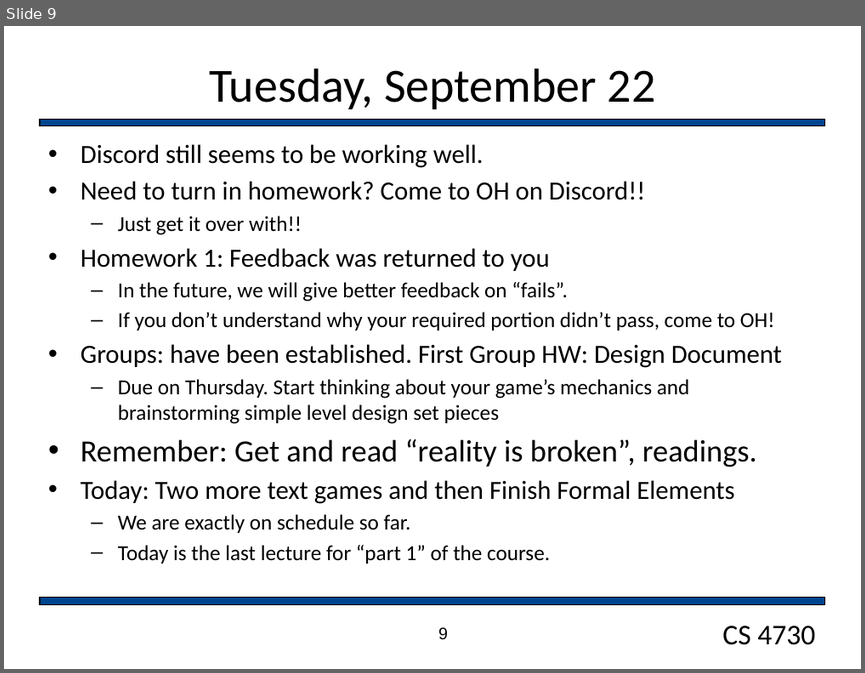
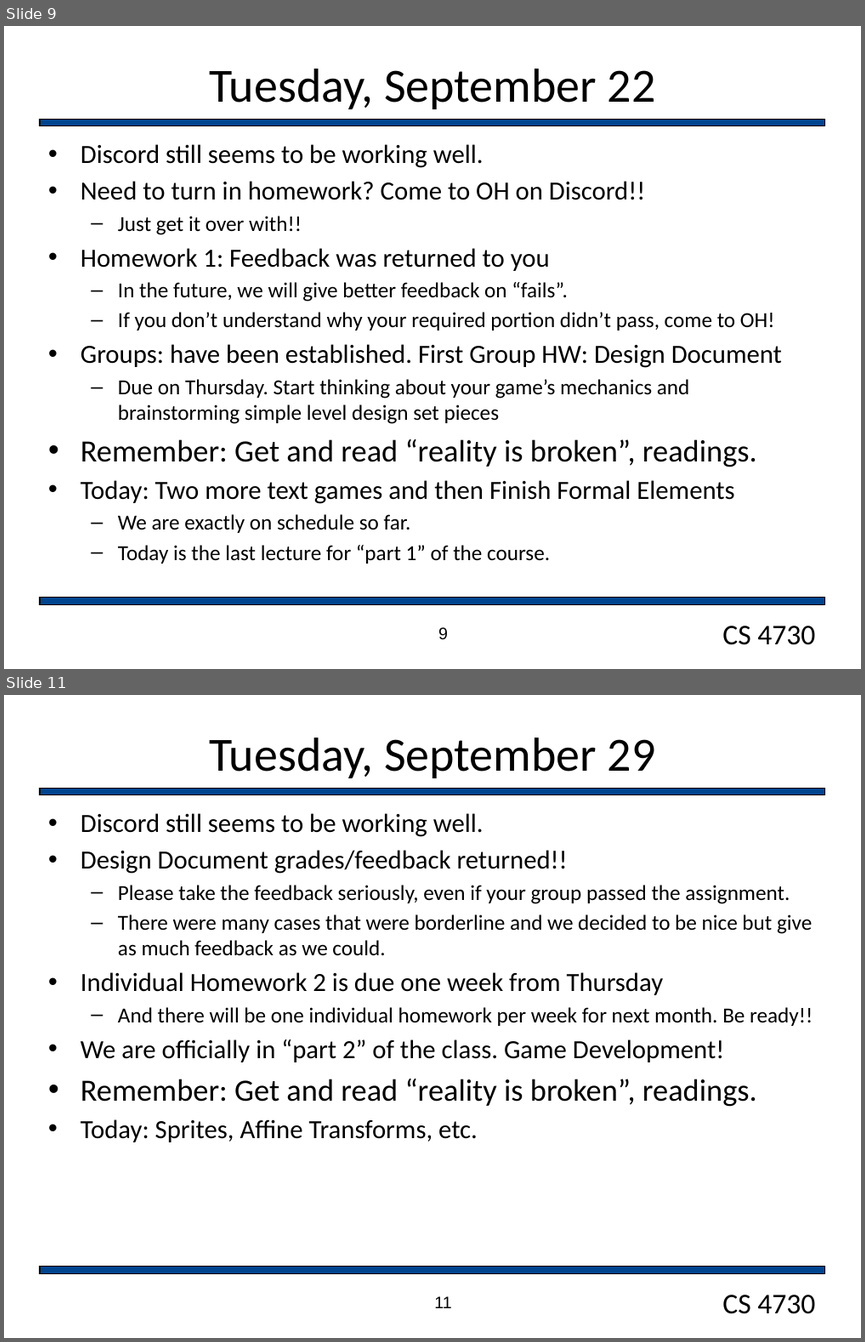
Before and after one commit to markfloryan/gamedesign, a slide deck: slides/dailyAnnouncements.pptx. Shown one above the other, each under a label of ours: slide 9 before the commit, slides 9 and 11 after it; the slides between them are not shown. The pictures are 865x673 and 865x1342 pixels, drawn with LibreOffice and Linux fonts; fonts in the diff are those of the drawing; background and template pictures are left out. Boxes give left, top, right and bottom in pixels: in the first picture for what was removed or moved away, otherwise in the second. Text is boxed around its words. In the diff, an @@ line names an element or a change of style, - is before the commit and + after.

```diff
--- a/slides/dailyAnnouncements.pptx
+++ b/slides/dailyAnnouncements.pptx
@@ slide 11 added at (x1=4, y1=695, x2=861, y2=1338), background #FFFFFF; not listed: 3 template elements that a slide beside it also shows @@
@@ title added at (x1=209, y1=737, x2=656, y2=778), 40 pt, text #000000 @@
+Tuesday, September 29
@@ text added at (x1=80, y1=813, x2=812, y2=1142), 18 pt, text #000000 @@
+• Discord still seems to be working well.
+• Design Document grades/feedback returned!!
+  – Please take the feedback seriously, even if your group passed the assignment.
+  – There were many cases that were borderline and we decided to be nice but give as much feedback as we could.
+• Individual Homework 2 is due one week from Thursday
+  – And there will be one individual homework per week for next month. Be ready!!
+• We are officially in “part 2” of the class. Game Development!
+• Remember: Get and read “reality is broken”, readings.
+• Today: Sprites, Affine Transforms, etc.
@@ page number added at (x1=434, y1=1296, x2=451, y2=1308), 14 pt, text #000000 @@
+11
```
Also in this commit, not shown: 1 other slide added, 5 other files.
